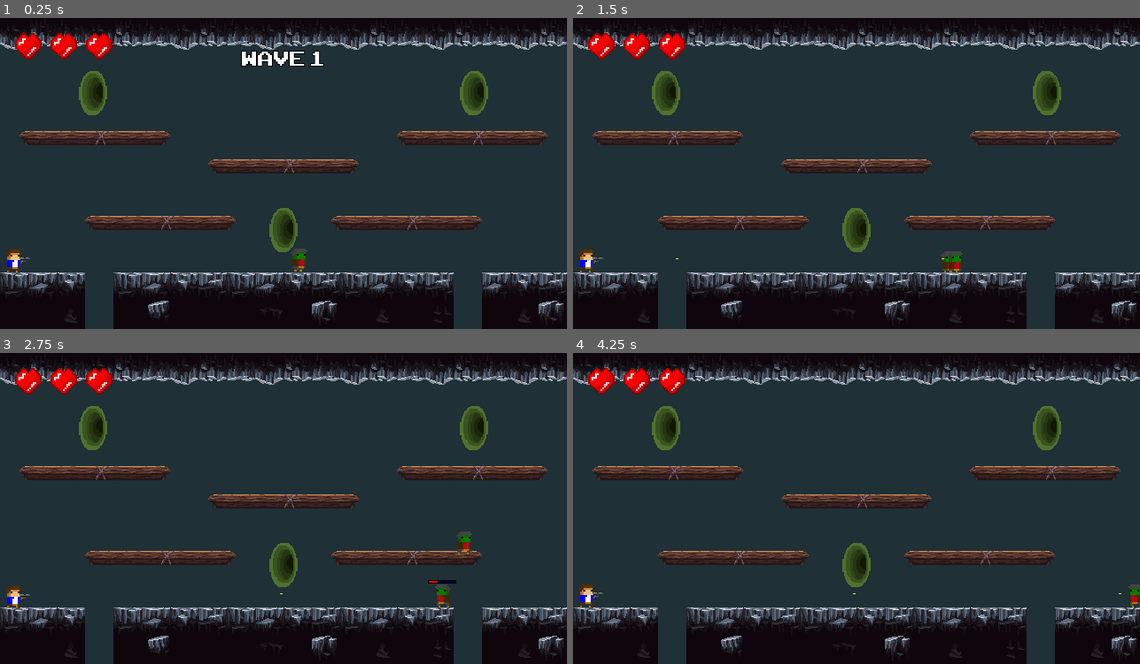
Above: before the commit, frames 1-4 (two rows, left to right).
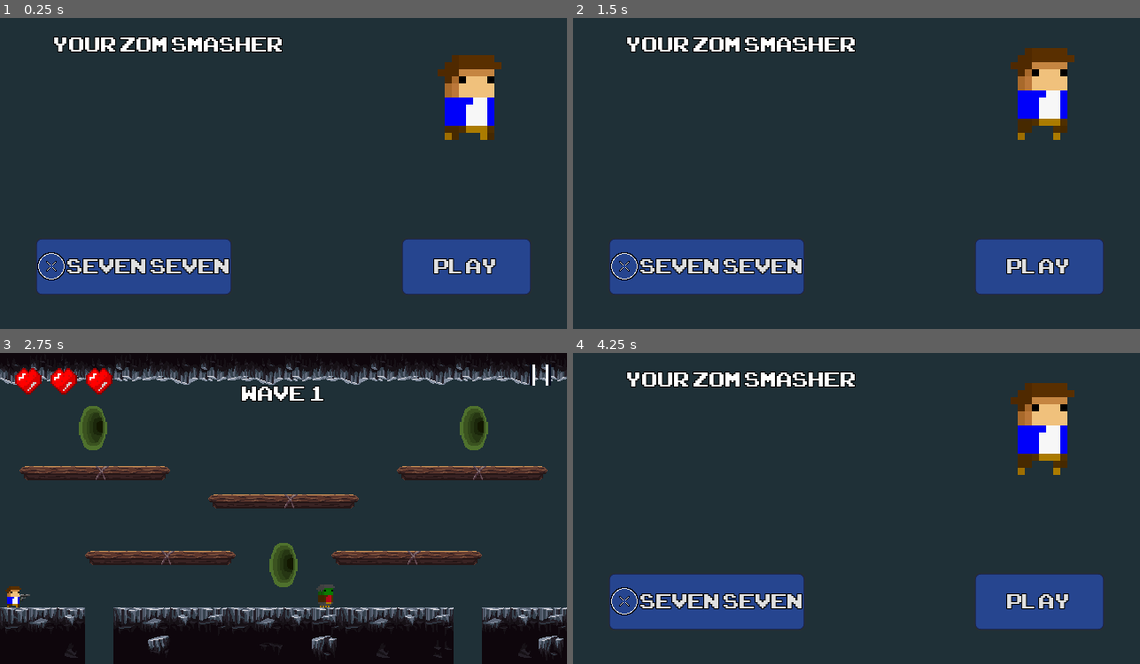
Above: after the commit, the same moments.

Repository: Kenz-code/ZomRoyale
Game: Godot game, scene res://Menu.tscn
The game is run twice, just before and just after one commit, with the same random seed, the same clock (stepped at 60 frames per second) and the same inputs. Before the commit the project starts from res://World.tscn.
Inputs (mouse positions are in pixels of both pictures, inside the frame that each line leads up to):
- Up to frame 1 (0.25 s): no input
- Up to frame 2 (1.5 s): click (709, 266) at 0.5 s, where only the run after the commit has a clickable "Seven Seven"; click (1020, 77) at 1.25 s, where only the run after the commit has a clickable "Back"
- Up to frame 3 (2.75 s): click (464, 601) at 2 s, where only the run after the commit has a clickable "Play"
- Up to frame 4 (4.25 s): click (1111, 374) at 2.77 s; click (856, 508) at 3.5 s, where only the run after the commit has a clickable "Main Menu"

The runs differ from the first frame. In frame 1, 39% of the frame differs, in the area x 0-100%, y 0-100%; in frame 2, 39%; in frame 3, 1.2%; in frame 4, 39%.

Commit message:
menu and new guns

Diff:
--- /dev/null
+++ b/Art/Font/arcadesmall.tres
@@ -0,0 +1,8 @@
+[gd_resource type="DynamicFont" load_steps=2 format=2]
+
+[ext_resource path="res://Art/Font/ARCADECLASSIC.TTF" type="DynamicFontData" id=1]
+
+[resource]
+outline_size = 1
+outline_color = Color( 0, 0, 0, 1 )
+font_data = ExtResource( 1 )
--- /dev/null
+++ b/Art/Themes/1.tres
@@ -0,0 +1,79 @@
+[gd_resource type="Theme" load_steps=6 format=2]
+
+[ext_resource path="res://Art/Font/arcade.tres" type="DynamicFont" id=1]
+[ext_resource path="res://Art/Font/arcadesmall.tres" type="DynamicFont" id=2]
+
+[sub_resource type="StyleBoxFlat" id=1]
+bg_color = Color( 0.145098, 0.254902, 0.513726, 1 )
+border_width_left = 1
+border_width_top = 1
+border_width_right = 1
+border_width_bottom = 1
+border_color = Color( 0.105882, 0.14902, 0.309804, 1 )
+corner_radius_top_left = 6
+corner_radius_top_right = 6
+corner_radius_bottom_right = 6
+corner_radius_bottom_left = 6
+shadow_color = Color( 0.188235, 0.168627, 0.152941, 0.6 )
+shadow_size = 2
+
+[sub_resource type="StyleBoxFlat" id=2]
+bg_color = Color( 0.152941, 0.27451, 0.564706, 1 )
+border_width_left = 1
+border_width_top = 1
+border_width_right = 1
+border_width_bottom = 1
+border_color = Color( 0.105882, 0.14902, 0.309804, 1 )
+corner_radius_top_left = 6
+corner_radius_top_right = 6
+corner_radius_bottom_right = 6
+corner_radius_bottom_left = 6
+shadow_color = Color( 0.188235, 0.168627, 0.152941, 0.6 )
+shadow_size = 2
+
+[sub_resource type="StyleBoxFlat" id=3]
+bg_color = Color( 0.341176, 0.423529, 0.658824, 1 )
+border_width_left = 1
+border_width_top = 1
+border_width_right = 1
+border_width_bottom = 1
+border_color = Color( 0.105882, 0.14902, 0.309804, 1 )
+corner_radius_top_left = 6
+corner_radius_top_right = 6
+corner_radius_bottom_right = 6
+corner_radius_bottom_left = 6
+shadow_color = Color( 0.188235, 0.168627, 0.152941, 0.6 )
+shadow_size = 2
+
+[resource]
+Button/colors/font_color = Color( 0.88, 0.88, 0.88, 1 )
+Button/colors/font_color_disabled = Color( 0.9, 0.9, 0.9, 0.2 )
+Button/colors/font_color_focus = Color( 0.94, 0.94, 0.94, 1 )
+Button/colors/font_color_hover = Color( 0.94, 0.94, 0.94, 1 )
+Button/colors/font_color_pressed = Color( 1, 1, 1, 1 )
+Button/constants/hseparation = 2
+Button/fonts/font = ExtResource( 1 )
+Button/styles/disabled = null
+Button/styles/focus = null
+Button/styles/hover = SubResource( 1 )
+Button/styles/normal = SubResource( 2 )
+Button/styles/pressed = SubResource( 3 )
+PopupMenu/colors/font_color = Color( 0.960784, 0.952941, 0.960784, 1 )
+PopupMenu/colors/font_color_accel = Color( 0.341176, 0.423529, 0.658824, 1 )
+PopupMenu/colors/font_color_disabled = Color( 0.341176, 0.423529, 0.658824, 1 )
+PopupMenu/colors/font_color_hover = Color( 0.341176, 0.423529, 0.658824, 1 )
+PopupMenu/colors/font_color_separator = Color( 0.341176, 0.423529, 0.658824, 1 )
+PopupMenu/constants/hseparation = 0
+PopupMenu/constants/vseparation = 0
+PopupMenu/fonts/font = ExtResource( 2 )
+PopupMenu/icons/checked = null
+PopupMenu/icons/radio_checked = null
+PopupMenu/icons/radio_unchecked = null
+PopupMenu/icons/submenu = null
+PopupMenu/icons/unchecked = null
+PopupMenu/styles/hover = null
+PopupMenu/styles/labeled_separator_left = null
+PopupMenu/styles/labeled_separator_right = null
+PopupMenu/styles/panel = SubResource( 2 )
+PopupMenu/styles/panel_disabled = null
+PopupMenu/styles/separator = null
--- a/Bullet.gd
+++ b/Bullet.gd
@@ -1,14 +1,24 @@
 extends Area2D
 
 export var speed = 400
+export (int) var decay
+export (int) var direction
+export (int) var damage
+
+onready var start_position = position
 
 func _ready():
 	set_as_toplevel(true)
 
 func _on_Bullet_body_entered(body):
 	if body.is_in_group("zoms"):
-		body.die()
+		body.die(damage)
 	queue_free()
 
 func _physics_process(delta):
 	position += transform.x * speed * delta
+
+	if (position.x > start_position.x + 300):
+		queue_free()
+	elif (position.x < start_position.x - 300):
+		queue_free()
--- a/Enemy.gd
+++ b/Enemy.gd
@@ -11,7 +11,7 @@
 export var direction = 1
 export var detects_cliffs = false
 export var jump_cliffs = false
-export var health = 3
+export (float) var health = 100
 
 var motion = Vector2()
 
@@ -48,10 +48,10 @@
 	if body.has_method("ouch"):
 		body.ouch(position.x)
 
-func die():
+func die(damage: int):
 	$Health_Bar.visible = true
-	health -= 1
-	if health == 0:
+	health -= damage
+	if health <= 0:
 		$Health_Bar.visible = false
 		$Particles2D.emitting = true
 		$AnimatedSprite.visible = false
--- a/Enemy.tscn
+++ b/Enemy.tscn
@@ -67,6 +67,7 @@
 scale = Vector2( 2, 2 )
 frames = SubResource( 7 )
 animation = "run"
+frame = 2
 playing = true
 
 [node name="CollisionShape2D" type="CollisionShape2D" parent="."]
--- /dev/null
+++ b/Global.gd
@@ -0,0 +1,11 @@
+extends Node
+
+var guns = {
+	#[frame,shot_pause,distance till decay,muzzle,damage]
+	"seven-seven": [0,0.23,240,22,34],
+	"x90": [1,0.09,200,24,8]
+}
+var current_gun = guns["seven-seven"]
+
+func _ready() -> void:
+	pass
--- a/Health_Bar.tscn
+++ b/Health_Bar.tscn
@@ -28,7 +28,6 @@
 [node name="Health_Bar" type="TextureProgress" parent="."]
 margin_right = 40.0
 margin_bottom = 40.0
-value = 99.0
 texture_under = ExtResource( 1 )
 texture_over = ExtResource( 2 )
 texture_progress = ExtResource( 3 )
--- /dev/null
+++ b/Menu.gd
@@ -0,0 +1,44 @@
+extends Node2D
+
+export (NodePath) var option_path
+onready var option = get_node(option_path)
+onready var guns = $Control/Guns
+
+
+func _ready() -> void:
+	#add guns items
+	for n in Global.guns:
+		var b = Button.new()
+		b.text = n
+		b.align = Button.ALIGN_CENTER
+		var s = StyleBoxFlat.new()
+		s.bg_color = Color("3e000000")
+		b.add_stylebox_override("normal",s)
+		b.add_stylebox_override("disabled",s)
+		b.add_stylebox_override("focus",s)
+		b.add_stylebox_override("pressed",s)
+		b.add_stylebox_override("hover",s)
+		b.connect("pressed",self,"_on_gun_pressed",[n])
+
+		$Control/ColorRect/TextureRect/ScrollContainer/VBoxContainer.add_child(b)
+	$Control/ColorRect.hide()
+	$audio.play()
+
+
+
+func _on_Button_pressed() -> void:
+	$audio.stop()
+	get_tree().change_scene("res://World.tscn")
+
+
+func _on_Guns_pressed() -> void:
+	$Control/ColorRect.show()
+
+
+func _on_Back_pressed() -> void:
+	$Control/ColorRect.hide()
+
+func _on_gun_pressed(key: String):
+	Global.current_gun = Global.guns[key]
+	$Control/Guns.text = key
+	$Control/ColorRect.hide()
--- /dev/null
+++ b/Menu.tscn
@@ -0,0 +1,142 @@
+[gd_scene load_steps=12 format=2]
+
+[ext_resource path="res://Art/potato.png" type="Texture" id=1]
+[ext_resource path="res://Art/Themes/1.tres" type="Theme" id=2]
+[ext_resource path="res://Text.tscn" type="PackedScene" id=3]
+[ext_resource path="res://Menu.gd" type="Script" id=4]
+[ext_resource path="res://Sounds/03 Before the Dawn.ogg" type="AudioStream" id=5]
+[ext_resource path="res://Art/Controls_shoot.png" type="Texture" id=6]
+[ext_resource path="res://Art/scroll.png" type="Texture" id=7]
+
+[sub_resource type="AtlasTexture" id=1]
+atlas = ExtResource( 1 )
+region = Rect2( 0, 0, 16, 16 )
+
+[sub_resource type="AtlasTexture" id=2]
+atlas = ExtResource( 1 )
+region = Rect2( 16, 0, 16, 16 )
+
+[sub_resource type="SpriteFrames" id=3]
+animations = [ {
+"frames": [  ],
+"loop": true,
+"name": "default",
+"speed": 5.0
+}, {
+"frames": [ SubResource( 1 ), SubResource( 2 ) ],
+"loop": true,
+"name": "idle",
+"speed": 2.0
+} ]
+
+[sub_resource type="StyleBoxFlat" id=4]
+bg_color = Color( 0, 0, 0, 0.243137 )
+
+[node name="Menu" type="Node2D"]
+script = ExtResource( 4 )
+option_path = NodePath("Control/Guns")
+
+[node name="Zom smasher" type="AnimatedSprite" parent="."]
+position = Vector2( 534, 74 )
+scale = Vector2( 8, 8 )
+frames = SubResource( 3 )
+animation = "idle"
+frame = 1
+playing = true
+
+[node name="Control" type="Control" parent="."]
+margin_right = 40.0
+margin_bottom = 40.0
+theme = ExtResource( 2 )
+__meta__ = {
+"_edit_use_anchors_": false
+}
+
+[node name="Text" parent="Control" instance=ExtResource( 3 )]
+margin_left = 60.0
+margin_top = 14.0
+margin_right = 320.0
+margin_bottom = 47.0
+text = "Your zom Smasher"
+
+[node name="Button" type="Button" parent="Control"]
+margin_left = 454.0
+margin_top = 250.0
+margin_right = 599.0
+margin_bottom = 313.0
+theme = ExtResource( 2 )
+text = "Play"
+__meta__ = {
+"_edit_use_anchors_": false
+}
+
+[node name="Guns" type="Button" parent="Control"]
+margin_left = 41.0
+margin_top = 250.0
+margin_right = 186.0
+margin_bottom = 313.0
+text = "Seven Seven"
+icon = ExtResource( 6 )
+__meta__ = {
+"_edit_use_anchors_": false
+}
+
+[node name="ColorRect" type="ColorRect" parent="Control"]
+margin_left = -1.0
+margin_top = -3.0
+margin_right = 639.0
+margin_bottom = 351.0
+color = Color( 0, 0, 0, 0.176471 )
+__meta__ = {
+"_edit_use_anchors_": false
+}
+
+[node name="TextureRect" type="TextureRect" parent="Control/ColorRect"]
+margin_left = 382.0
+margin_top = 17.0
+margin_right = 628.0
+margin_bottom = 341.0
+texture = ExtResource( 7 )
+stretch_mode = 5
+__meta__ = {
+"_edit_use_anchors_": false
+}
+
+[node name="ScrollContainer" type="ScrollContainer" parent="Control/ColorRect/TextureRect"]
+anchor_left = 0.5
+anchor_top = 0.5
+anchor_right = 0.5
+anchor_bottom = 0.5
+margin_left = -89.0
+margin_top = -127.0
+margin_right = 84.0
+margin_bottom = 127.0
+mouse_filter = 1
+scroll_horizontal_enabled = false
+__meta__ = {
+"_edit_use_anchors_": false
+}
+
+[node name="VBoxContainer" type="VBoxContainer" parent="Control/ColorRect/TextureRect/ScrollContainer"]
+margin_right = 173.0
+margin_bottom = 254.0
+size_flags_horizontal = 3
+size_flags_vertical = 3
+
+[node name="Back" type="Button" parent="Control/ColorRect/TextureRect/ScrollContainer/VBoxContainer"]
+margin_right = 173.0
+margin_bottom = 33.0
+custom_styles/hover = SubResource( 4 )
+custom_styles/pressed = SubResource( 4 )
+custom_styles/focus = SubResource( 4 )
+custom_styles/disabled = SubResource( 4 )
+custom_styles/normal = SubResource( 4 )
+text = "Back"
+
+[node name="audio" type="AudioStreamPlayer2D" parent="."]
+stream = ExtResource( 5 )
+autoplay = true
+
+[connection signal="pressed" from="Control/Button" to="." method="_on_Button_pressed"]
+[connection signal="pressed" from="Control/Guns" to="." method="_on_Guns_pressed"]
+[connection signal="pressed" from="Control/ColorRect/TextureRect/ScrollContainer/VBoxContainer/Back" to="." method="_on_Back_pressed"]
--- a/Player.gd
+++ b/Player.gd
@@ -14,10 +14,18 @@
 var can_shoot = true
 
 export (PackedScene) var Bullet
+onready var current_gun = Global.current_gun
 
 var motion = Vector2()
 
+func _ready() -> void:
+	$Gun.frame = current_gun[0]
+	$shot_pause.wait_time = current_gun[1]
+
 func _physics_process(delta: float) -> void:
+	current_gun = Global.current_gun
+	$shot_pause.wait_time = current_gun[1]
+	$Gun.frame = current_gun[0]
 	motion.y += GRAVITY
 	if motion.y > 0:
 		motion += Vector2.UP * (-9.81) * (FALLMULTIPLIER)
@@ -26,7 +34,7 @@
 
 
 	$Gun.position.x = $Sprite.position.x + (13 *direction)
-	$muzzle.position.x = $Sprite.position.x + (22*direction)
+	$muzzle.position.x = $Sprite.position.x + (current_gun[3]*direction)
 	if direction == 1:
 		$Sprite.scale.x = 2
 		$Gun.flip_h = false
@@ -47,7 +55,7 @@
 	else:
 		motion.x = lerp(motion.x,0,0.2)
 		$AnimationPlayer.play("idle")
-	if Input.is_action_just_pressed("shoot"):
+	if Input.is_action_pressed("shoot"):
 		shoot()
 
 	if is_on_floor():
@@ -106,6 +114,9 @@
 		var b = Bullet.instance()
 		b.speed = b.speed * direction
 		b.global_position = $muzzle.global_position
+		b.decay = current_gun[2]
+		b.direction = direction
+		b.damage = current_gun[4]
 		var shoot = load("res://Sounds/Shoot.wav")
 		$audio.set_stream(shoot)
 		$audio.play()
--- a/World.gd
+++ b/World.gd
@@ -19,7 +19,7 @@
 
 func _ready() -> void:
 	$AudioStreamPlayer2D.play()
-
+	$Pick_gun.scale.x = 0
 	set_up_wave()
 
 
@@ -49,7 +49,6 @@
 		enemy.MAXSPEED = rand_range(55,75)
 		enemy.add_to_group("zoms")
 
-		print(n)
 		add_child(enemy)
 
 	#wave text
@@ -73,7 +72,6 @@
 			set_up_wave()
 
 		current_state = new_state
-		print(current_state)
 
 func handle_state_processes(this_state):
 	if(this_state == game_state.playing_wave):
@@ -113,3 +111,20 @@
 	wave_start_text.show()
 	yield(get_tree().create_timer(0.8),"timeout")
 	wave_start_text.queue_free()
+
+
+func _on_back_button_up() -> void:
+	$Pick_gun/pauseaudio.stop()
+	get_tree().paused = false
+	$Pick_gun.scale.x = 0
+
+
+func _on_pause_button_up() -> void:
+	$Pick_gun/pauseaudio.play()
+	get_tree().paused = true
+	$Pick_gun.scale.x = 1
+
+
+func _on_main_menu_button_up() -> void:
+	get_tree().paused = false
+	get_tree().change_scene("res://Menu.tscn")
--- a/World.tscn
+++ b/World.tscn
@@ -11,6 +11,10 @@
 [ext_resource path="res://World.gd" type="Script" id=9]
 [ext_resource path="res://Heart.tscn" type="PackedScene" id=10]
 [ext_resource path="res://Bullet.tscn" type="PackedScene" id=11]
+[ext_resource path="res://Art/pause.png" type="Texture" id=12]
+[ext_resource path="res://Art/Font/arcade.tres" type="DynamicFont" id=13]
+[ext_resource path="res://Sounds/33 Stray Cat (Alternate).ogg" type="AudioStream" id=14]
+[ext_resource path="res://Art/Themes/1.tres" type="Theme" id=15]
 
 [sub_resource type="ConvexPolygonShape2D" id=6]
 points = PoolVector2Array( 0, 0, 32, 0, 32, 32, 0, 32 )
@@ -474,6 +478,14 @@
 [sub_resource type="RectangleShape2D" id=20]
 extents = Vector2( 320.5, 59.5 )
 
+[sub_resource type="Gradient" id=21]
+offsets = PoolRealArray( 0 )
+colors = PoolColorArray( 0.12549, 0.192157, 0.219608, 1 )
+
+[sub_resource type="GradientTexture" id=22]
+gradient = SubResource( 21 )
+width = 640
+
 [node name="World" type="Node2D"]
 script = ExtResource( 9 )
 
@@ -545,7 +557,7 @@
 scale = Vector2( 1.2, 1.2 )
 z_index = -1
 frames = SubResource( 19 )
-frame = 1
+frame = 2
 playing = true
 
 [node name="Portal2" type="AnimatedSprite" parent="Enemys"]
@@ -553,7 +565,7 @@
 scale = Vector2( 1.2, 1.2 )
 z_index = -1
 frames = SubResource( 19 )
-frame = 1
+frame = 2
 playing = true
 
 [node name="Portal3" type="AnimatedSprite" parent="Enemys"]
@@ -561,7 +573,7 @@
 scale = Vector2( 1.2, 1.2 )
 z_index = -1
 frames = SubResource( 19 )
-frame = 1
+frame = 2
 playing = true
 
 [node name="AudioStreamPlayer2D" type="AudioStreamPlayer2D" parent="."]
@@ -593,7 +605,66 @@
 position = Vector2( 112, 32 )
 z_index = 1
 
+[node name="pause" type="TextureButton" parent="."]
+margin_left = 598.0
+margin_top = 13.0
+margin_right = 606.0
+margin_bottom = 21.0
+rect_min_size = Vector2( 8, 8 )
+rect_scale = Vector2( 3, 3 )
+texture_normal = ExtResource( 12 )
+__meta__ = {
+"_edit_use_anchors_": false
+}
+
+[node name="Pick_gun" type="CanvasLayer" parent="."]
+pause_mode = 2
+
+[node name="TextureRect" type="TextureRect" parent="Pick_gun"]
+margin_right = 640.0
+margin_bottom = 352.0
+texture = SubResource( 22 )
+expand = true
+__meta__ = {
+"_edit_use_anchors_": false
+}
+
+[node name="main_menu" type="Button" parent="Pick_gun"]
+pause_mode = 2
+anchor_left = 0.5
+anchor_top = 0.5
+anchor_right = 0.5
+anchor_bottom = 0.5
+margin_left = -80.0
+margin_top = -62.5
+margin_right = 80.0
+margin_bottom = 62.5
+theme = ExtResource( 15 )
+custom_fonts/font = ExtResource( 13 )
+text = "Main Menu"
+__meta__ = {
+"_edit_use_anchors_": false
+}
+
+[node name="back" type="Button" parent="Pick_gun"]
+pause_mode = 2
+margin_right = 81.0
+margin_bottom = 45.0
+theme = ExtResource( 15 )
+custom_fonts/font = ExtResource( 13 )
+text = "back"
+__meta__ = {
+"_edit_use_anchors_": false
+}
+
+[node name="pauseaudio" type="AudioStreamPlayer2D" parent="Pick_gun"]
+stream = ExtResource( 14 )
+volume_db = -6.0
+
 [connection signal="timeout" from="Player/return_to_normal_color" to="Player" method="_on_return_to_normal_color_timeout"]
 [connection signal="timeout" from="Player/invincibility" to="Player" method="_on_invincibility_timeout"]
 [connection signal="timeout" from="Player/shot_pause" to="Player" method="_on_shot_pause_timeout"]
 [connection signal="body_entered" from="Void" to="." method="_on_Void_body_entered"]
+[connection signal="button_up" from="pause" to="." method="_on_pause_button_up"]
+[connection signal="button_up" from="Pick_gun/main_menu" to="." method="_on_main_menu_button_up"]
+[connection signal="button_up" from="Pick_gun/back" to="." method="_on_back_button_up"]
--- a/project.godot
+++ b/project.godot
@@ -11,10 +11,14 @@
 [application]
 
 config/name="Zom Royale"
-run/main_scene="res://World.tscn"
+run/main_scene="res://Menu.tscn"
 boot_splash/image="res://Art/icon.png"
 boot_splash/use_filter=false
 config/icon="res://icon.png"
+
+[autoload]
+
+Global="*res://Global.gd"
 
 [display]
 
Binary file changed: Art/gunsrow.png
Binary file added: Art/pause.png
Not shown, added: Art/pause.png.import
Binary file added: Art/scroll.png
Not shown, added: Art/scroll.png.import
Binary file added: Art/tiny_gun_icons/1s1k.png
Not shown, added: Art/tiny_gun_icons/1s1k.png.import
Binary file added: Art/tiny_gun_icons/angry_rabbit.png
Not shown, added: Art/tiny_gun_icons/angry_rabbit.png.import
Binary file added: Art/tiny_gun_icons/desert_hawk.png
Not shown, added: Art/tiny_gun_icons/desert_hawk.png.import
Binary file added: Art/tiny_gun_icons/gh55b.png
(and 51 more such lines)
